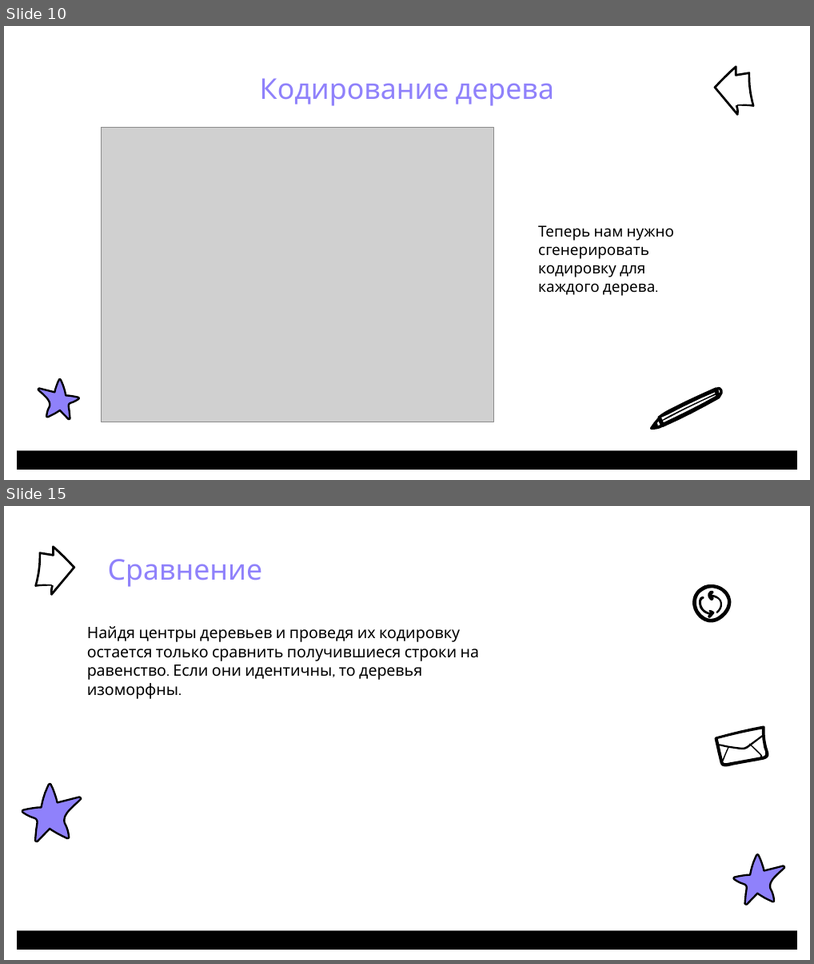
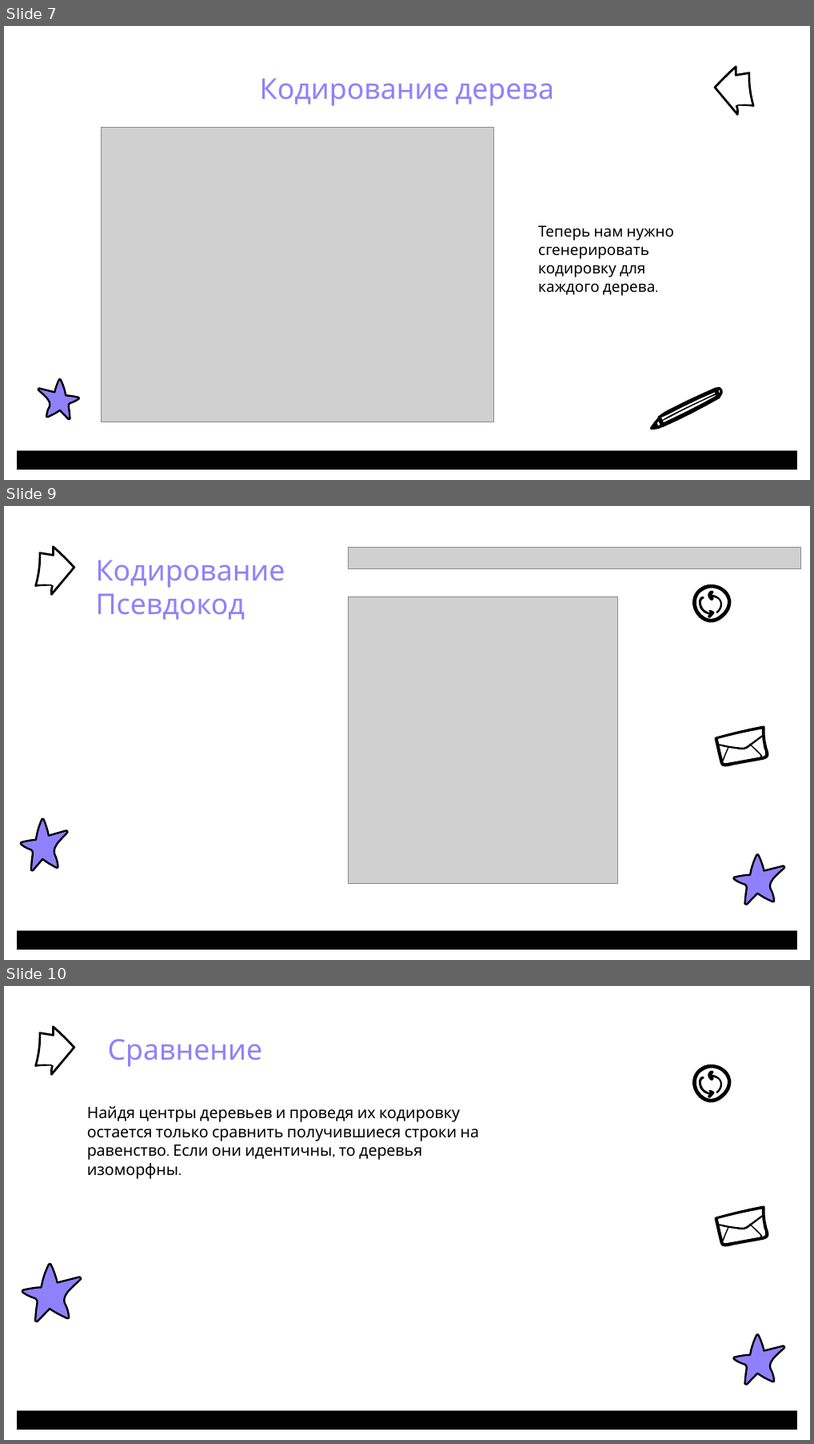
Before and after one commit to PufMe/isomorphic, a slide deck: docs/Изоморфизм деревьев_ПоповаС.О..pptx. Shown one above the other, each under a label of ours: slides 10 and 15 before the commit, slides 7, 9 and 10 after it; the slides between them are not shown. The pictures are 814x964 and 814x1444 pixels, drawn with LibreOffice and Linux fonts; fonts in the diff are those of the drawing; grey boxes stand for pictures; background and template pictures are left out. Boxes give left, top, right and bottom in pixels: in the first picture for what was removed or moved away, otherwise in the second. Text is boxed around its words. In the diff, an @@ line names an element or a change of style, - is before the commit and + after.

```diff
--- a/docs/Изоморфизм деревьев_ПоповаС.О..pptx
+++ b/docs/Изоморфизм деревьев_ПоповаС.О..pptx
@@ slide 9 added at (4,506,810,960), background #FFFFFF; not listed: 3 template elements that a slide beside it also shows @@
@@ picture added at (348,547,802,569) @@
@@ text added at (96,560,286,620), 34 pt, text #8F81FB @@
+Кодирование
+Псевдокод
@@ picture added at (348,596,618,884) @@
@@ group added at (693,584,732,623): 3 freeform shapes, 1 ellipse @@
@@ freeform shape added at (705,707,782,784), fill #000000 @@
@@ rectangle added at (717,729,766,764), fill #FFFFFF, outline #FFFFFF 0.75 pt @@
@@ freeform shape added at (21,819,67,870), fill #8F81FB, outline #000000 2.25 pt @@
@@ what was slide 10 is now slide 7 @@
@@ what was slide 15 is now slide 10 @@
```
Also in this commit, not shown: 6 slides changed, 3 other slides added, 22 slides removed, 1 other file.
